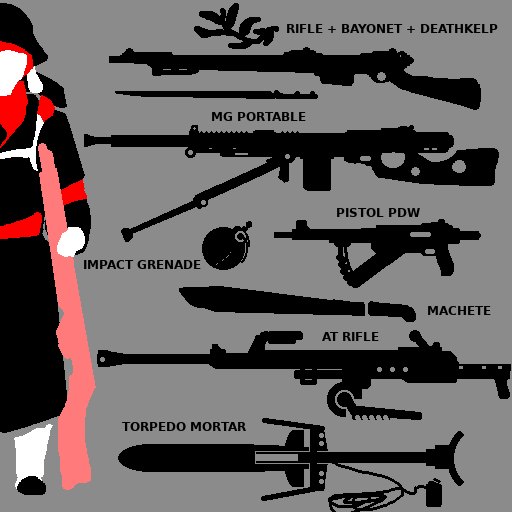
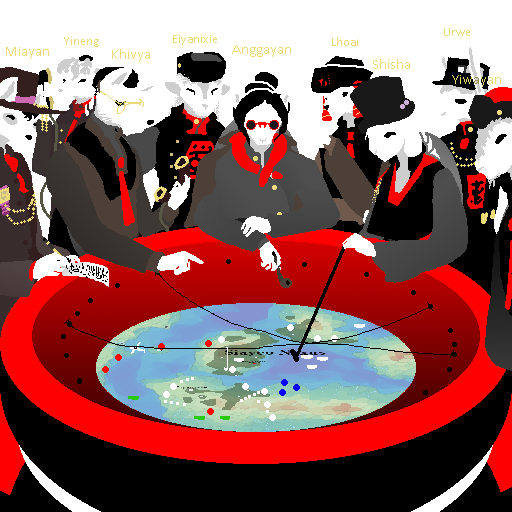
Layer changes from the first w=512, h=512 image to the second:
added group "QTB Council" with 13 layers above "rifle" over 0, 28, 512, 512
added group "affiliations" with 9 layers in group "QTB Council" over 6, 28, 501, 87
added layer "Urwe" in group "affiliations" over 444, 28, 470, 36
added layer "Yineng" in group "affiliations" over 64, 37, 99, 47
added layer "Anggayan #1" in group "affiliations" over 232, 45, 291, 57
added layer "Eiyanixie" in group "affiliations" over 173, 35, 217, 45
added layer "Lhoai" in group "affiliations" over 332, 37, 358, 46
added layer "Khivya" in group "affiliations" over 112, 49, 150, 62
added layer "Shisha" in group "affiliations" over 373, 59, 410, 69
added layer "Yiwayan" in group "affiliations" over 452, 75, 501, 87
added layer "Miayan" in group "affiliations" over 6, 47, 49, 59
added layer "QTB Council People" in group "QTB Council" over 0, 65, 512, 421
added layer "QTB RearSitters" in group "QTB Council" over 32, 36, 512, 302
added layer "Nostra_Map.png" in group "QTB Council" over 0, 112, 512, 512
hid "rifle" over 0, 3, 511, 512
hid "greycurtain" over 0, 0, 512, 512
